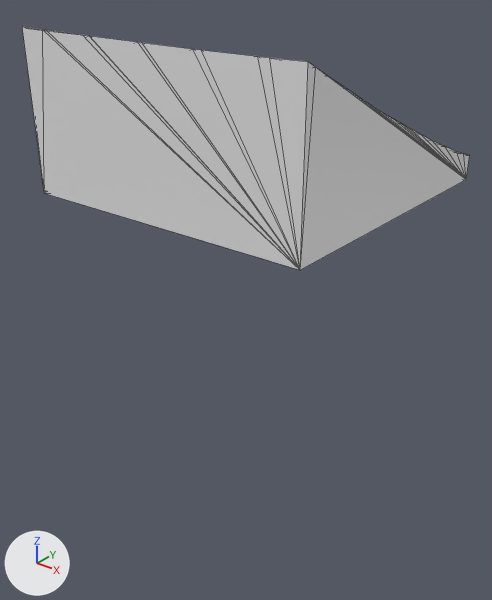
An edit to the glTF model assets/terrain/surface_pieces/surf_5_40.glb, drawn before and after from the same camera.
One viewpoint serves both versions: a camera (50 mm lens) standing at (-75.8, -101.29, -21.75) and looking at (-82.5, -92.92, -26.94). Lighting does not change. The marker at lower left points along +X, +Y and +Z. The first picture is the older version. Mesh edges are drawn as thin lines. Where no turn or scale is listed for an object, it has been applied to the vertices.

Objects in the first picture: 'geometry_0'.
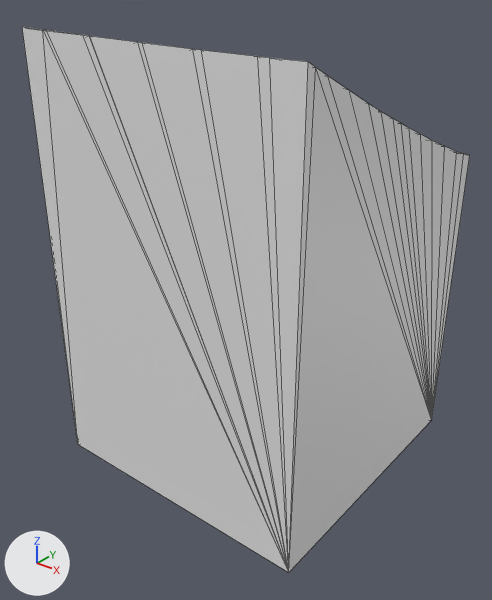
What differs and where, as boxes [x1, y1, x2, y2] in the pictures (492 x 600 px):
```json
{"object": "geometry_0", "change": "reshaped", "before": [22, 27, 470, 270], "after": [22, 27, 470, 572], "on screen": "124% taller"}
```

Scene script edits in JSON lines:
```json
{"block": "me_geometry_0", "where": "# used by ob_geometry_0; location = (0.0, 0.0, 0.0)"}
{"op": "remove", "block": "me_geometry_0", "code": "me_geometry_0.from_pydata(...)  # 87 vertices, 170 faces; spans x -85.0..-80.0, y -95.0..-90.0, z -25.0..-22.5"}
{"op": "add", "block": "me_geometry_0", "code": "me_geometry_0.from_pydata(...)  # 87 vertices, 170 faces; spans x -85.0..-80.0, y -95.0..-90.0, z -30.0..-22.5"}
{"block": "me_geometry_0", "change": "me_geometry_0 part 1"}
{"block": "me_geometry_0", "change": "4 vertices are removed from x -85.0..-80.0, y -95.0..-90.0, z -25.0"}
{"block": "me_geometry_0", "change": "58 faces are deleted"}
{"block": "me_geometry_0", "change": "4 vertices are added at (-85.0, -90.0, -30.0), (-85.0, -95.0, -30.0), (-80.0, -90.0, -30.0), (-80.0, -95.0, -30.0)"}
{"block": "me_geometry_0", "change": "58 new faces join them"}
```
